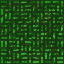
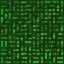
Layered file, before and after one edit (64px x 64px). Changes by layer:
painted on "Texture mask" over bbox(1, 1, 54, 63)
